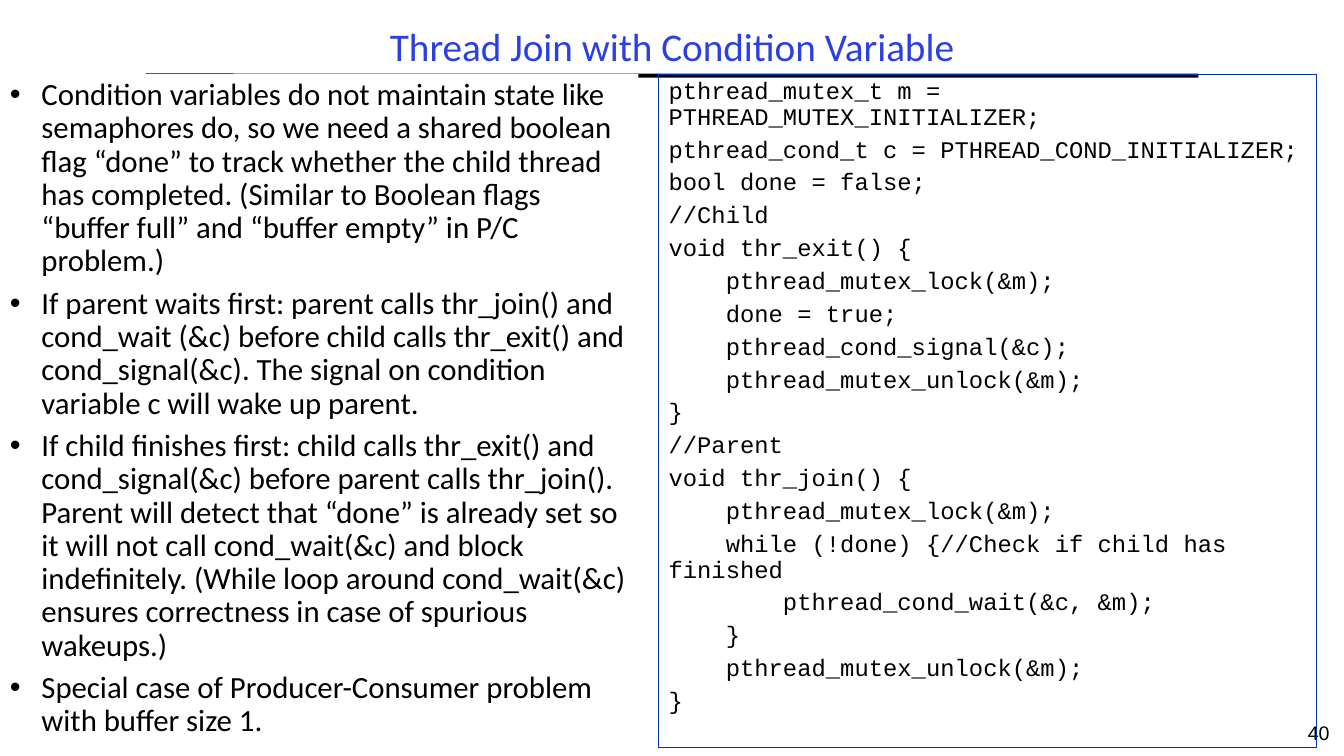
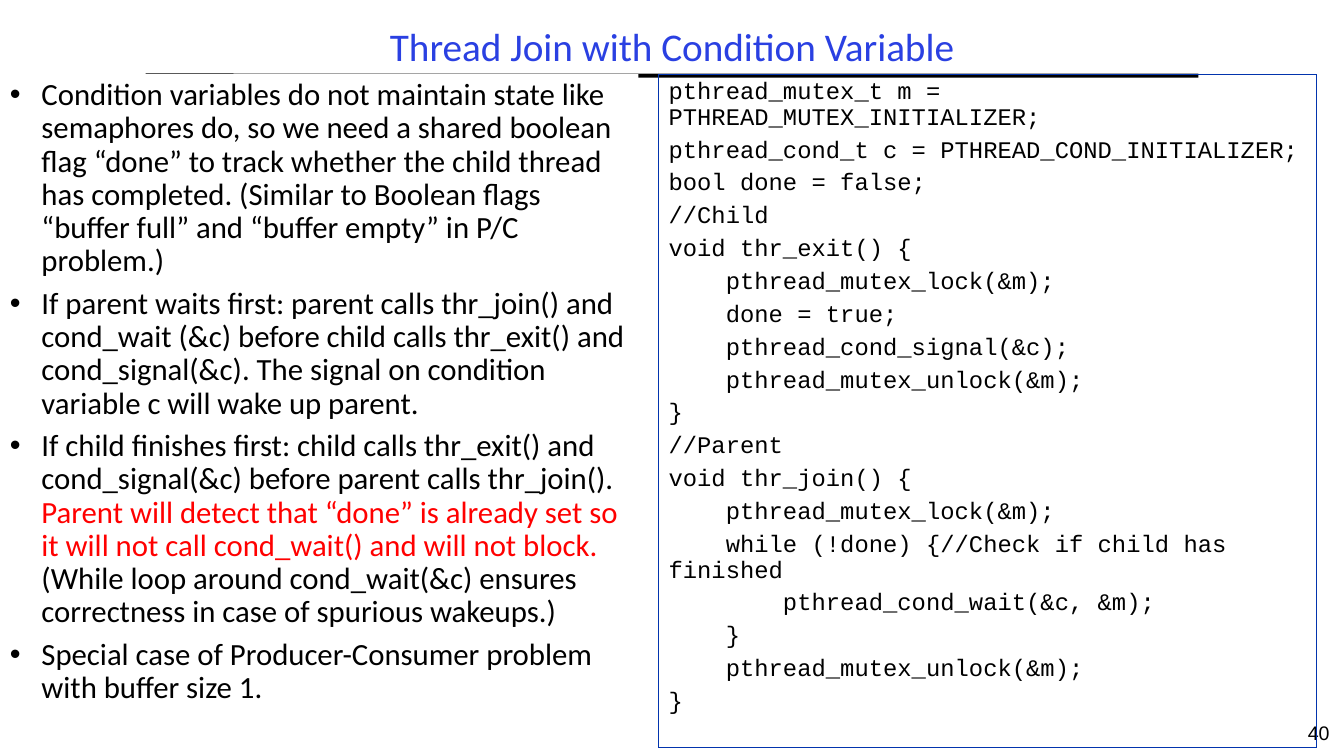
Before and after one commit to guhofstra/CSC112Fa26, a slide deck: slide 40 of PPTs/L3-Synchronization.pptx. Drawn at 1344x756 pixels with LibreOffice and Linux fonts; fonts in the diff are those of the drawing. Boxes give left, top, right and bottom in pixels: in the first picture for what was removed or moved away, otherwise in the second. Text is boxed around its words. In the diff, an @@ line names an element or a change of style, - is before the commit and + after.

```diff
--- a/PPTs/L3-Synchronization.pptx
+++ b/PPTs/L3-Synchronization.pptx
@@ text at (41,433,617,627): text changed @@
-• If child finishes first: child calls thr_exit() and cond_signal(&c) before parent calls thr_join(). Parent will detect that “done” is already set so it will not call cond_wait(&c) and block indefinitely. (While loop around cond_wait(&c) ensures correctness in case of spurious wakeups.)
+• If child finishes first: child calls thr_exit() and cond_signal(&c) before parent calls thr_join(). Parent will detect that “done” is already set so it will not call cond_wait() and will not block. (While loop around cond_wait(&c) ensures correctness in case of spurious wakeups.)
```
Also in this commit, not shown: 10 other slides changed, 1 slide added, 2 other files.
